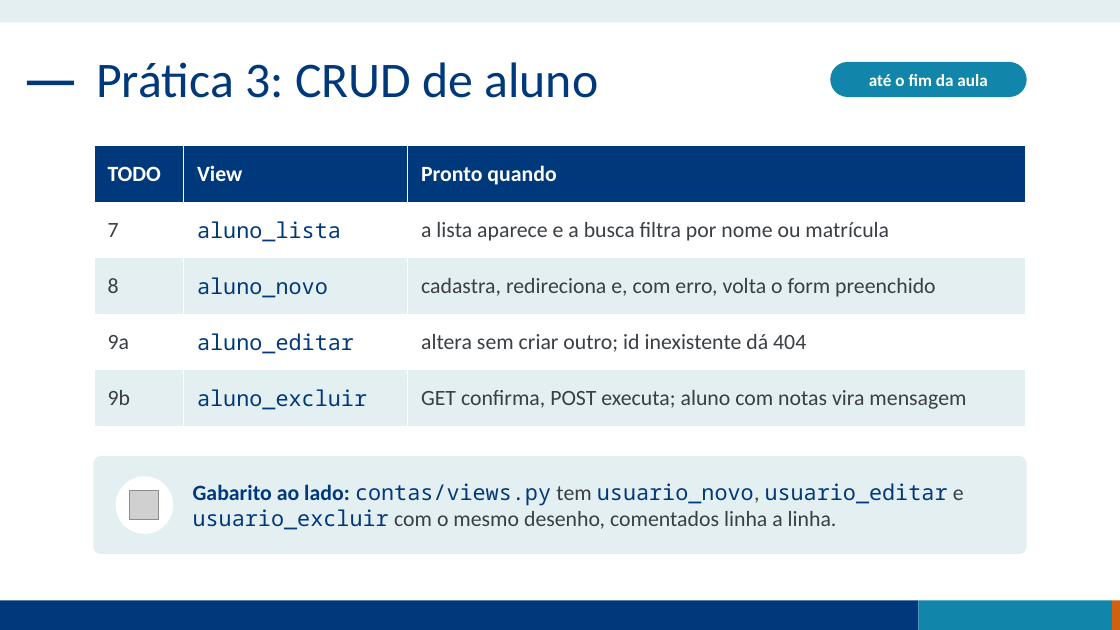
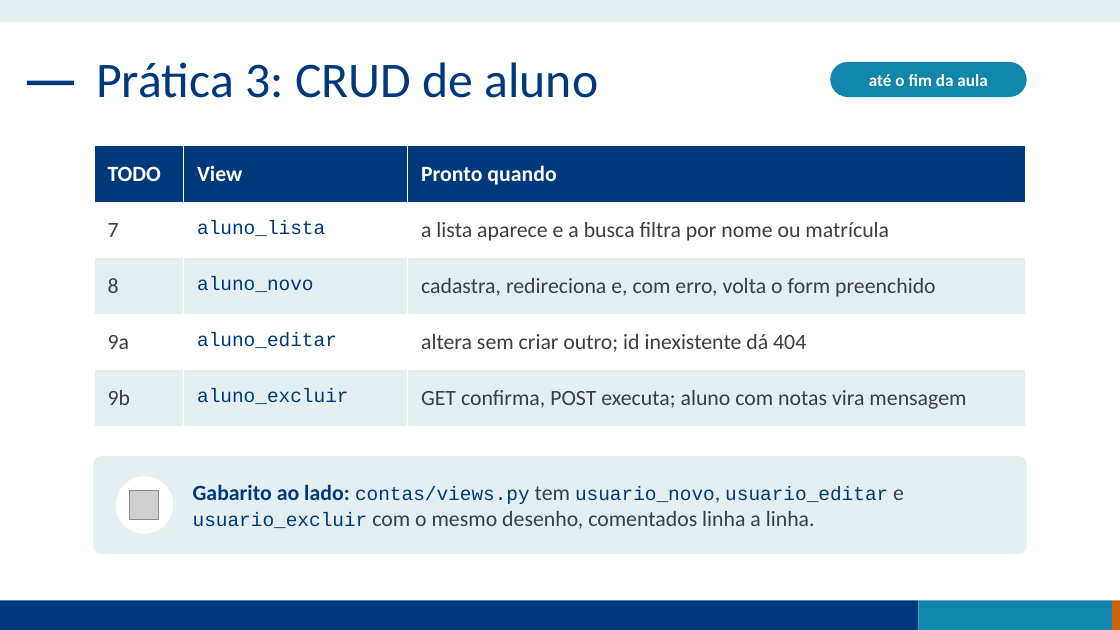
Before and after one commit to maxwalves/projetoPython, a slide deck: slide 24 of Aula1_CRUD_completo.pptx (slide 20 before the commit). Drawn at 1120x630 pixels with LibreOffice and Linux fonts; fonts in the diff are those of the drawing; grey boxes stand for pictures. Boxes give left, top, right and bottom in pixels: in the first picture for what was removed or moved away, otherwise in the second. Text is boxed around its words. In the diff, an @@ line names an element or a change of style, - is before the commit and + after.

```diff
--- a/Aula1_CRUD_completo.pptx
+++ b/Aula1_CRUD_completo.pptx
@@ table at [94,146,1026,413] @@
@@ size 14 to 12.5 pt, font Noto Sans Mono to Courier New in "aluno_lista", "aluno_novo", "aluno_editar", "aluno_excluir" @@
@@ text "Gabarito ao lado: contas/views.py tem ..." at [193,484,904,529]: size 14 to 12.5 pt, font Noto Sans Mono to Courier New in "contas/views.py usuario_novo, usuario_editar usuario_excluir" @@
```
Also in this commit, not shown: 20 other slides changed, 4 slides added, 3 other files.
